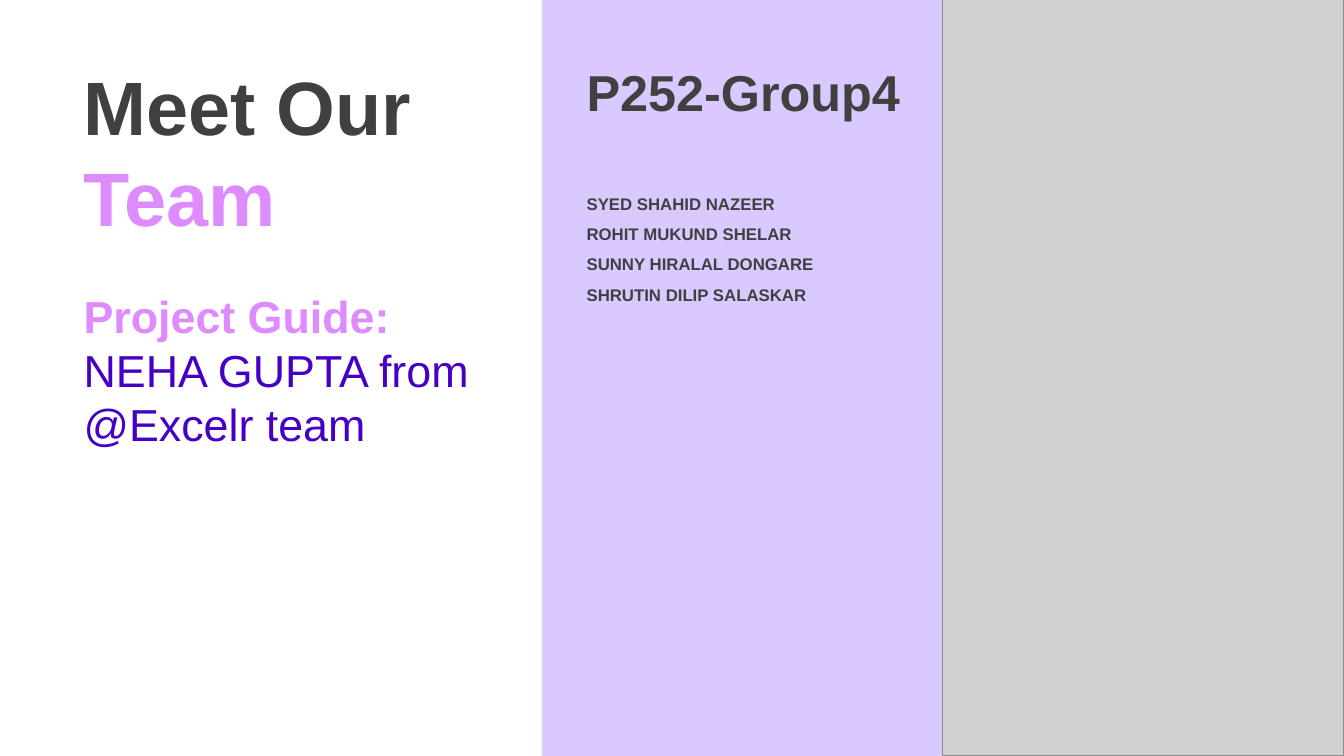
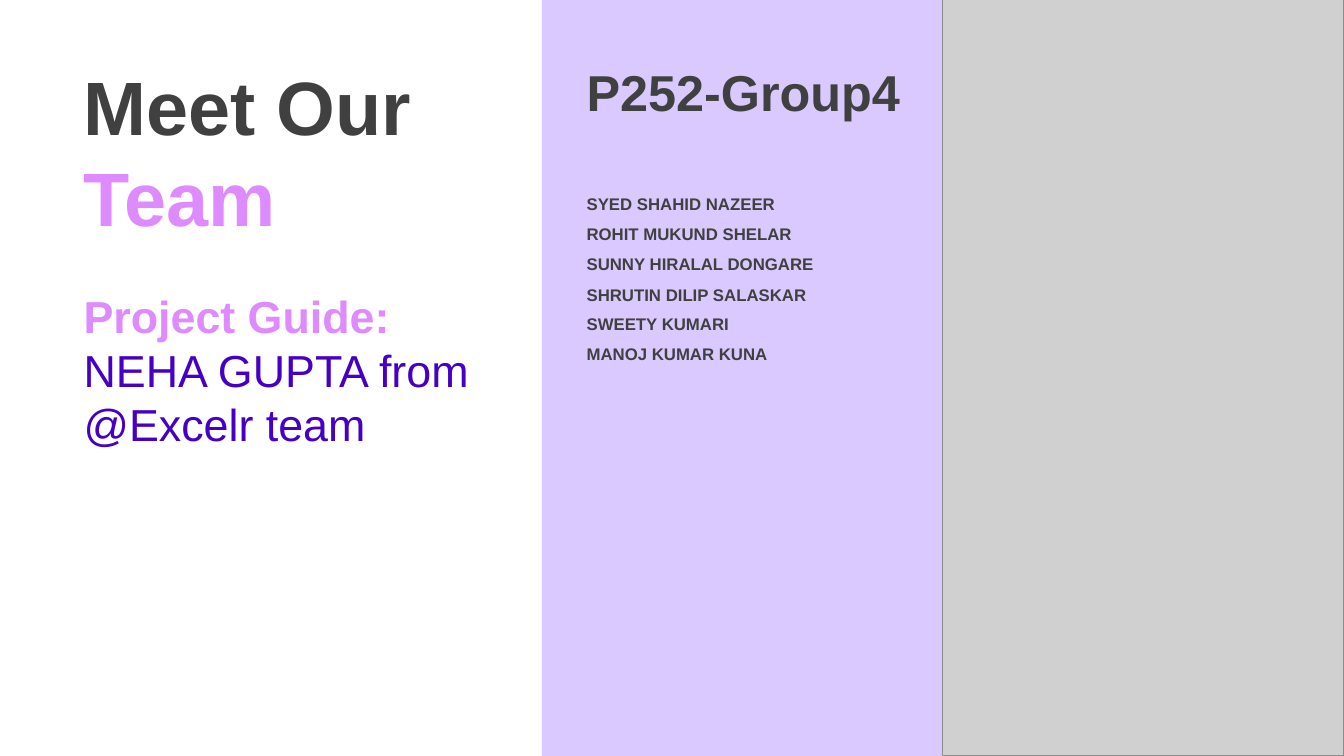
Before and after one commit to Syedshahidnazeer/Excelr-P252-Group4-Internship-Project-Deployment, a slide deck: slide 2 of static/NLP-P252.pptx. Drawn at 1344x756 pixels with LibreOffice and Linux fonts; fonts in the diff are those of the drawing; grey boxes stand for pictures. Boxes give left, top, right and bottom in pixels: in the first picture for what was removed or moved away, otherwise in the second. Text is boxed around its words. In the diff, an @@ line names an element or a change of style, - is before the commit and + after.

```diff
--- a/static/NLP-P252.pptx
+++ b/static/NLP-P252.pptx
@@ text added at <box>587,318,729,330</box>, 12 pt, text #404040, bold @@
+SWEETY KUMARI
@@ text added at <box>587,348,767,360</box>, 12 pt, text #404040, bold @@
+MANOJ KUMAR KUNA
```
Also in this commit, not shown: 4 other files.
